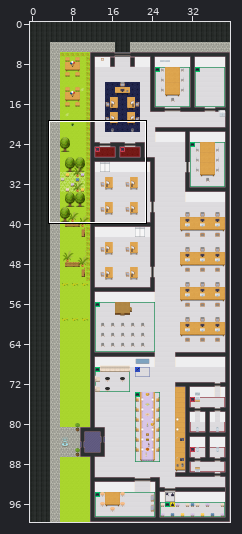
Tiled map (JSON), stored at map.tmj. Above: a wide view before the commit, with the close-up outlined.
Close-up. The starting point:
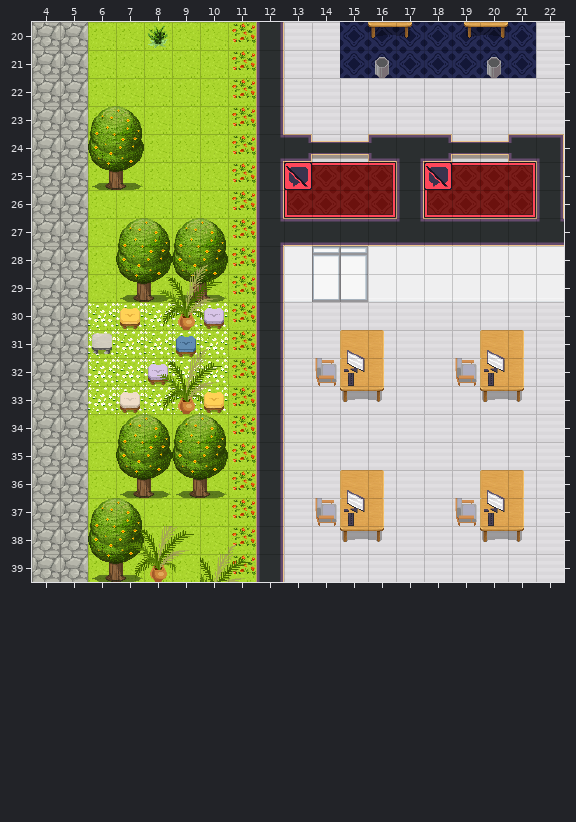
Cells are 32x32 px. Shown: x 4..22, y 20..39. The commit also changed other parts of the map, which this record leaves out.
New version:
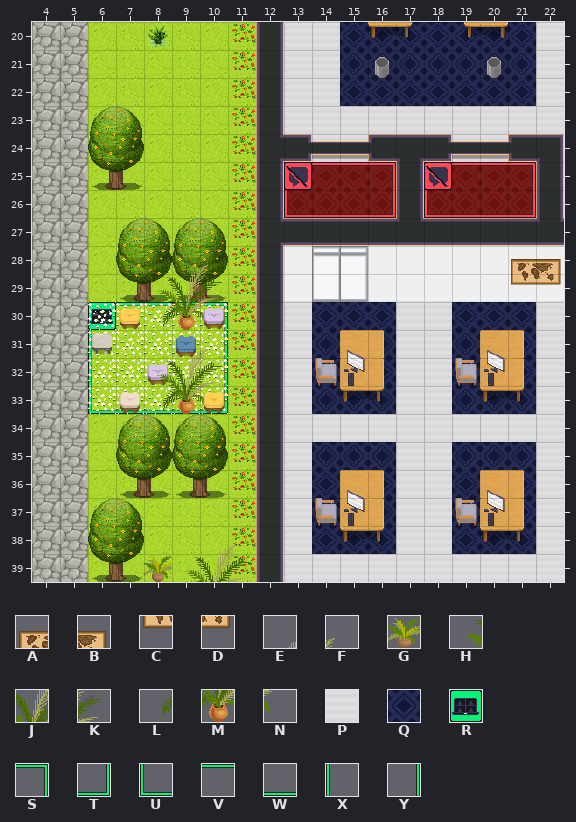
Key: from "WA_Decoration": A 30, B 31, C 42, D 43, E 61, F 62, G 67, H 72, J 73, K 74, L 84, M 85, N 86; from "WA_Room_Builder": P 358, Q 362; from "WA_User_Interface": R 21, S 162, T 163, U 164, V 165, W 166, X 167, Y 168.
_ is an empty cell.
Diff:
Layer "floor/floor1":
Tile P becomes tile Q in row 22 at x 15 to 21; in row 30 at x 14 to 16 and 19 to 21; in rows 31 to 32 at x 14, 16, 19 and 21; in row 33 at x 14 to 16 and 19 to 21; in row 35 at x 14 to 16 and 19 to 21; in rows 36 to 37 at x 14, 16, 19 and 21.
Tile P becomes tile Q in row 38 at x 14 to 16 and 19 to 21.
Layer "floor/floor2":
The author put tile R in row 30 at x 6.
The author put tile S in row 30 at x 10.
The author put tile T in row 33 at x 10.
The author put tile U in row 33 at x 6.
The author put tile V in row 30 at x 7 to 9.
The author put tile W in row 33 at x 7 to 9.
The author put tile X in rows 31 to 32 at x 6.
The author put tile Y in rows 31 to 32 at x 10.
Layer "furniture/furniture3":
The author put tile A in row 28 at x 21.
The author put tile B in row 28 at x 22.
The author put tile C in row 29 at x 21.
The author put tile D in row 29 at x 22.
Tile M becomes tile G in row 39 at x 8.
Tile F is removed in row 31 at x 10.
Tile H is removed in row 38 at x 7.
Tile J is removed in row 38 at x 8.
Tile K is removed in row 32 at x 10; in row 38 at x 9.
Tile L is removed in row 30 at x 8; in row 33 at x 8; in row 39 at x 7.
Tile N is removed in row 30 at x 10; in row 33 at x 10; in row 39 at x 9.
Layer "above/above2":
The author put tile E in row 38 at x 10.
The author put tile F in row 31 at x 10.
The author put tile H in row 39 at x 9.
The author put tile K in row 32 at x 10.
The author put tile L in row 30 at x 8; in row 33 at x 8.
The author put tile N in row 30 at x 10; in row 33 at x 10.
Pixel boxes of the changes (left, top, right, bottom) in both close-ups:
changed: (340, 78, 536, 106)
changed: (452, 259, 561, 414)
changed: (88, 302, 228, 414)
changed: (312, 302, 396, 414)
changed: (312, 442, 396, 554)
changed: (452, 442, 536, 554)
changed: (129, 526, 228, 582)
